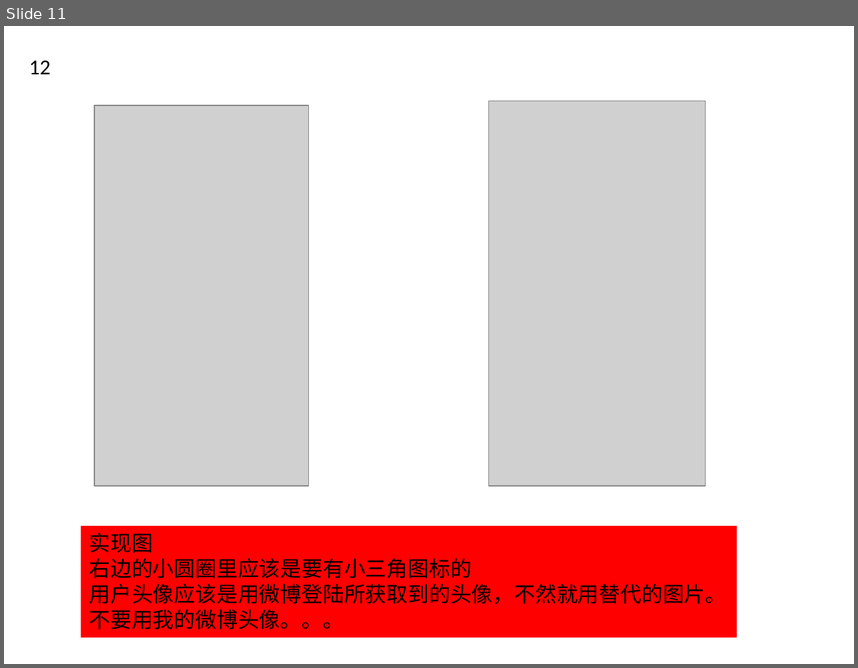
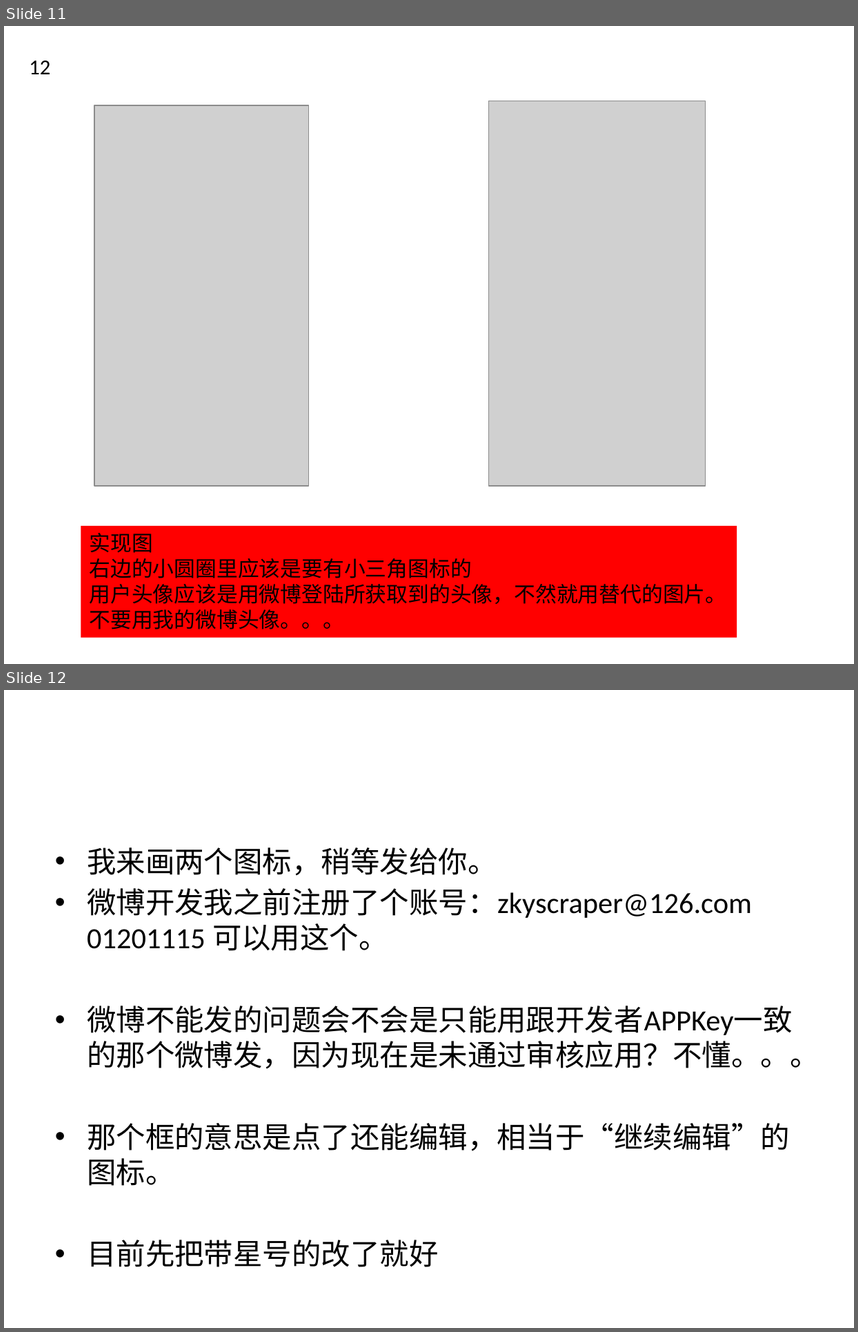
Before and after one commit to xieyajie/DoodleTee, a slide deck: check_implementation_0.1.pptx. Shown one above the other, each under a label of ours: slide 11 before the commit, slides 11 and 12 after it. The pictures are 858x668 and 858x1332 pixels, drawn with LibreOffice and Linux fonts; fonts in the diff are those of the drawing; grey boxes stand for pictures. Boxes give left, top, right and bottom in pixels: in the first picture for what was removed or moved away, otherwise in the second. Text is boxed around its words. In the diff, an @@ line names an element or a change of style, - is before the commit and + after.

Commit message:
bug说明

```diff
--- a/check_implementation_0.1.pptx
+++ b/check_implementation_0.1.pptx
@@ slide 12 added at (x1=4, y1=690, x2=854, y2=1328), background #FFFFFF @@
@@ text added at (x1=87, y1=847, x2=819, y2=1267), 24.8 pt, text #000000 @@
+• 我来画两个图标，稍等发给你。
+• 微博开发我之前注册了个账号：zkyscraper@126.com 01201115 可以用这个。
+• 微博不能发的问题会不会是只能用跟开发者APPKey一致的那个微博发，因为现在是未通过审核应用？不懂。。。
+• 那个框的意思是点了还能编辑，相当于“继续编辑”的图标。
+• 目前先把带星号的改了就好
```
